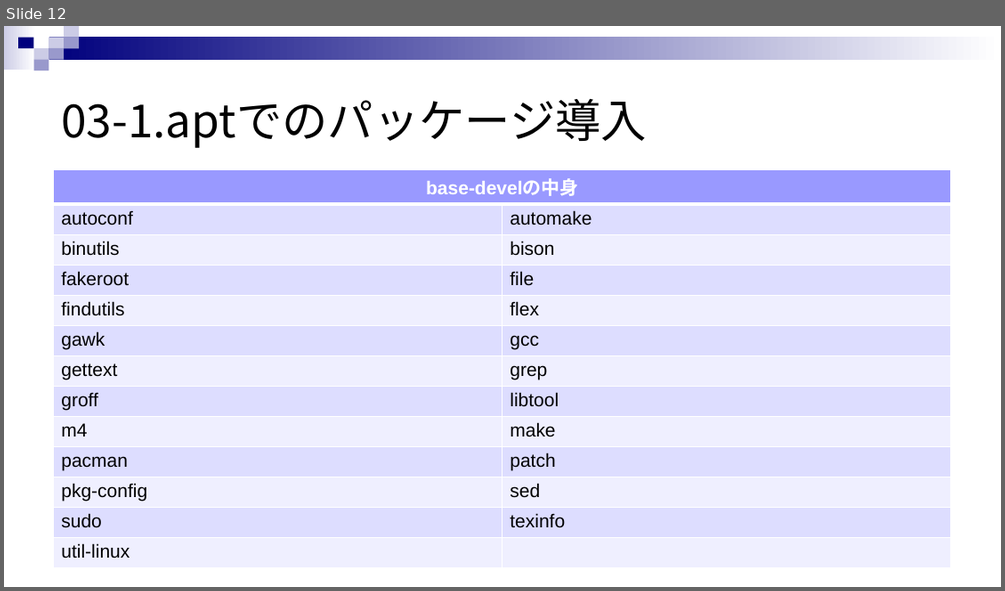
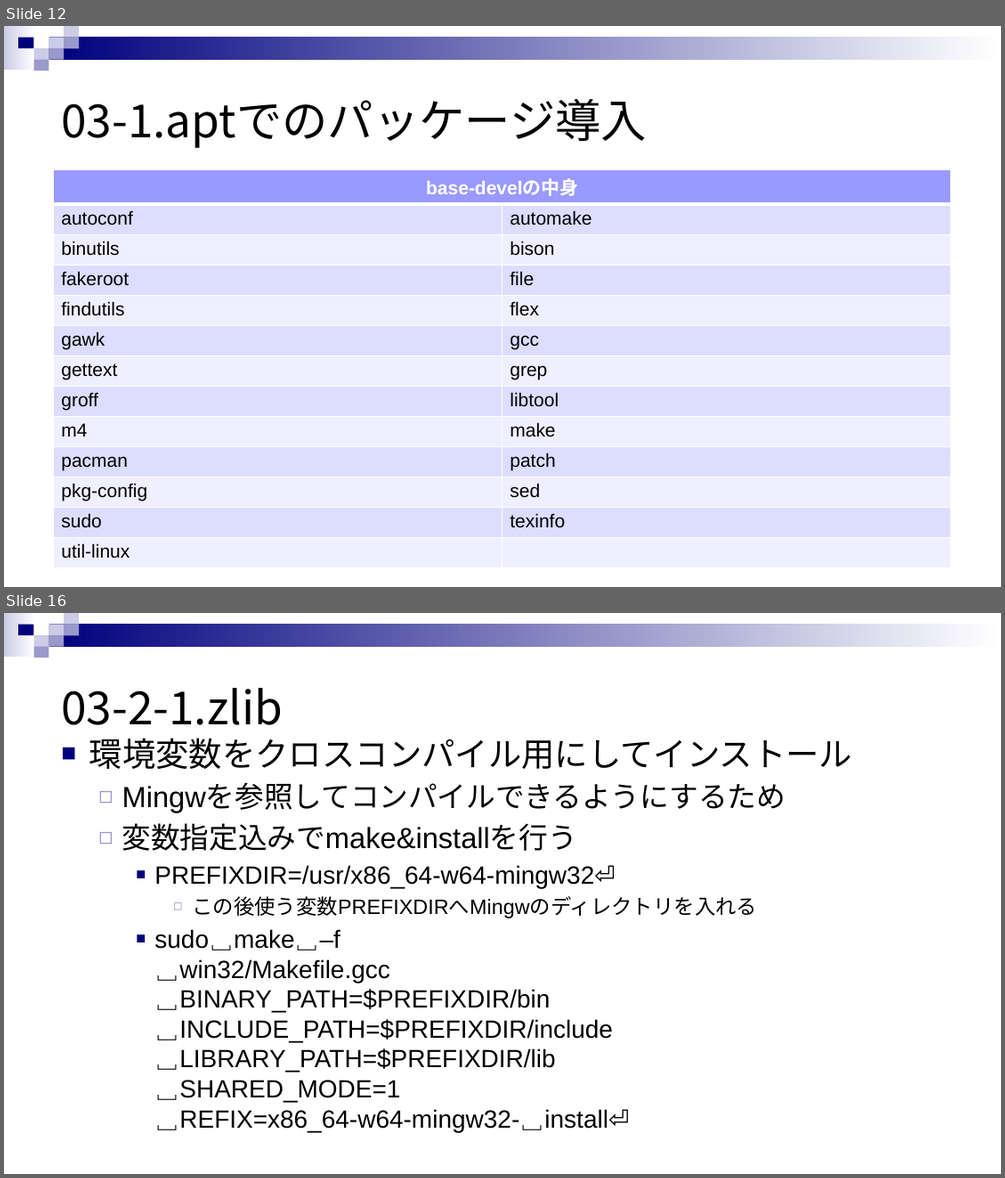
Before and after one commit to rensuke/SIMUonWSL, a slide deck: RE_SIMU_ON_WSL.pptx. Shown one above the other, each under a label of ours: slide 12 before the commit, slides 12 and 16 after it; the slides between them are not shown. The pictures are 1005x591 and 1005x1178 pixels, drawn with LibreOffice and Linux fonts; fonts in the diff are those of the drawing. Boxes give left, top, right and bottom in pixels: in the first picture for what was removed or moved away, otherwise in the second. Text is boxed around its words. In the diff, an @@ line names an element or a change of style, - is before the commit and + after.

```diff
--- a/RE_SIMU_ON_WSL.pptx
+++ b/RE_SIMU_ON_WSL.pptx
@@ slide 16 added at (4, 613, 1001, 1174), background #FFFFFF; not listed: 9 template elements that a slide beside it also shows @@
@@ title added at (61, 688, 283, 725), 44 pt, text #000000 @@
+03-2-1.zlib
@@ text added at (89, 738, 852, 1133), 24 pt, text #000000 @@
+■ 環境変数をクロスコンパイル用にしてインストール
+  ◻ Mingwを参照してコンパイルできるようにするため
+  ◻ 変数指定込みでmake&installを行う
+    ■ PREFIXDIR=/usr/x86_64-w64-mingw32⏎
+      ◻ この後使う変数PREFIXDIRへMingwのディレクトリを入れる
+    ■ sudo␣make␣–f
+      ␣win32/Makefile.gcc
+      ␣BINARY_PATH=$PREFIXDIR/bin
+      ␣INCLUDE_PATH=$PREFIXDIR/include
+      ␣LIBRARY_PATH=$PREFIXDIR/lib
+      ␣SHARED_MODE=1
+      ␣REFIX=x86_64-w64-mingw32-␣install⏎
```
Also in this commit, not shown: 3 slides changed, 3 other slides added, 1 slide removed, 1 other file.
